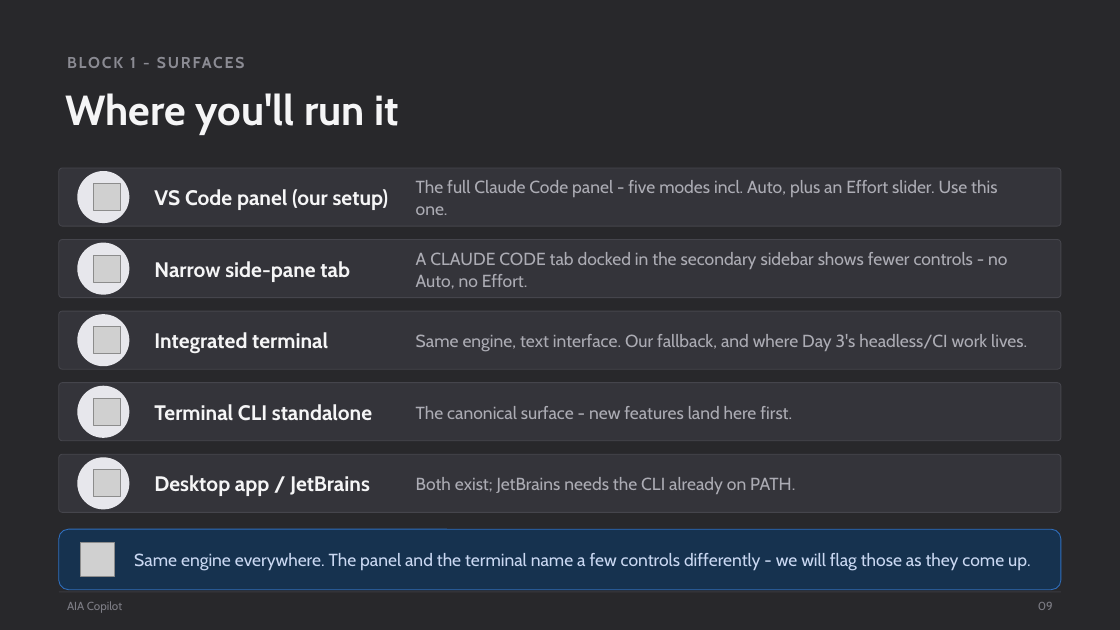
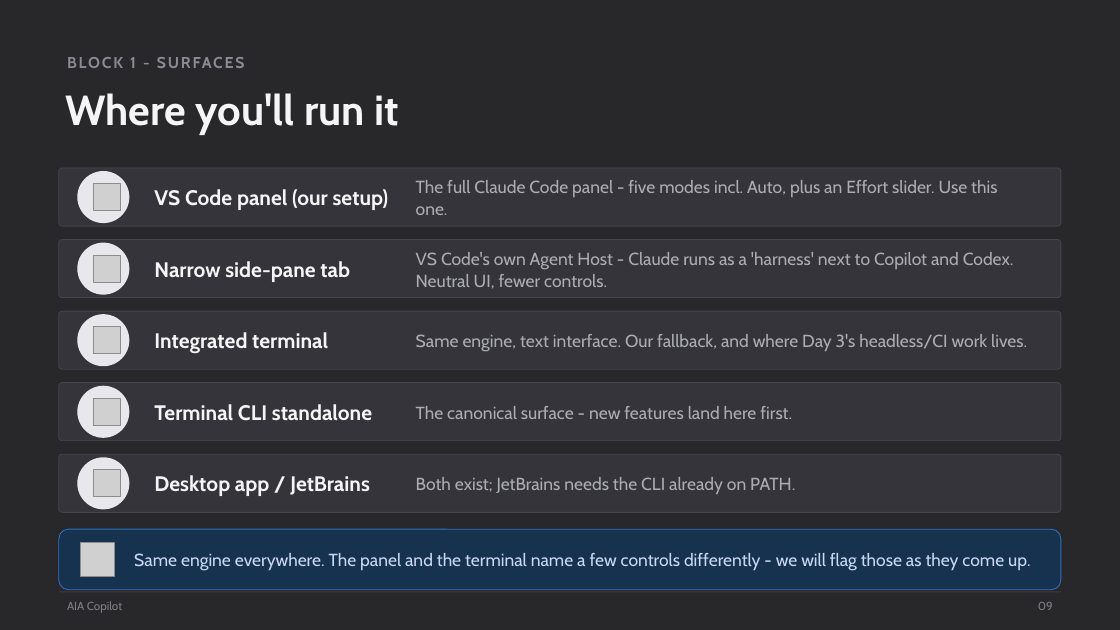
Before and after one commit to scottrhay/AIA-ClaudeCopilot, a slide deck: slide 9 of claude-code-3day/slides/Day1_Claude_Code_Fundamentals.pptx. Drawn at 1120x630 pixels with LibreOffice and Linux fonts; fonts in the diff are those of the drawing; grey boxes stand for pictures. Boxes give left, top, right and bottom in pixels: in the first picture for what was removed or moved away, otherwise in the second. Text is boxed around its words. In the diff, an @@ line names an element or a change of style, - is before the commit and + after.

```diff
--- a/claude-code-3day/slides/Day1_Claude_Code_Fundamentals.pptx
+++ b/claude-code-3day/slides/Day1_Claude_Code_Fundamentals.pptx
@@ text at <box>416,252,1014,289</box>: text changed @@
-A CLAUDE CODE tab docked in the secondary sidebar shows fewer controls - no Auto, no Effort.
+VS Code's own Agent Host - Claude runs as a 'harness' next to Copilot and Codex. Neutral UI, fewer controls.
```
